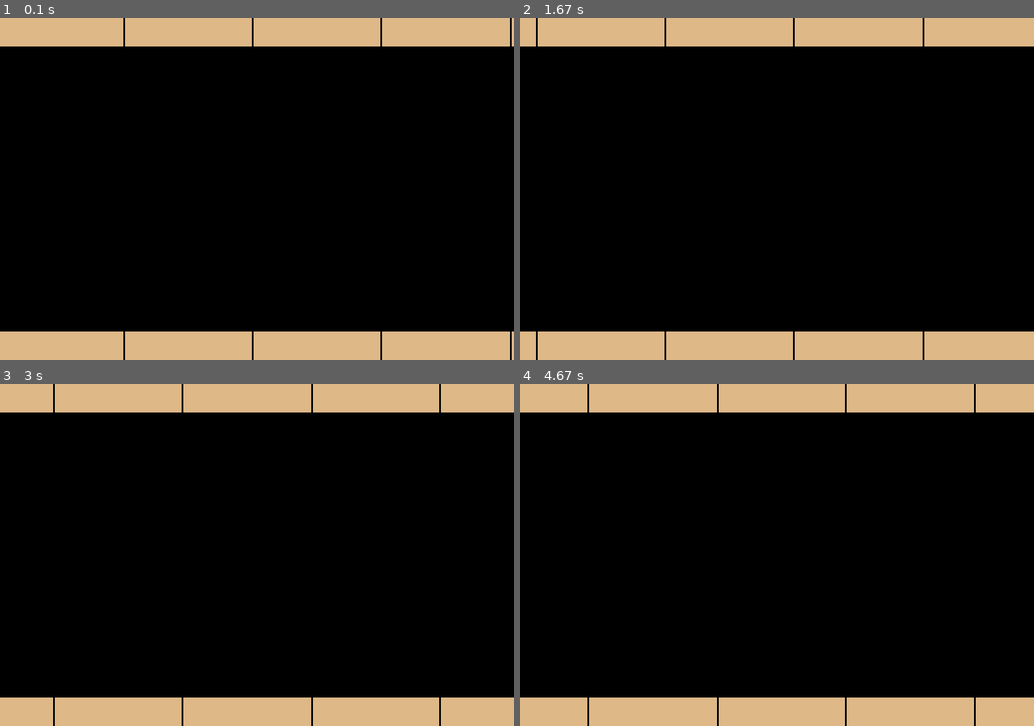
Above: before the commit, frames 1-4 (two rows, left to right).
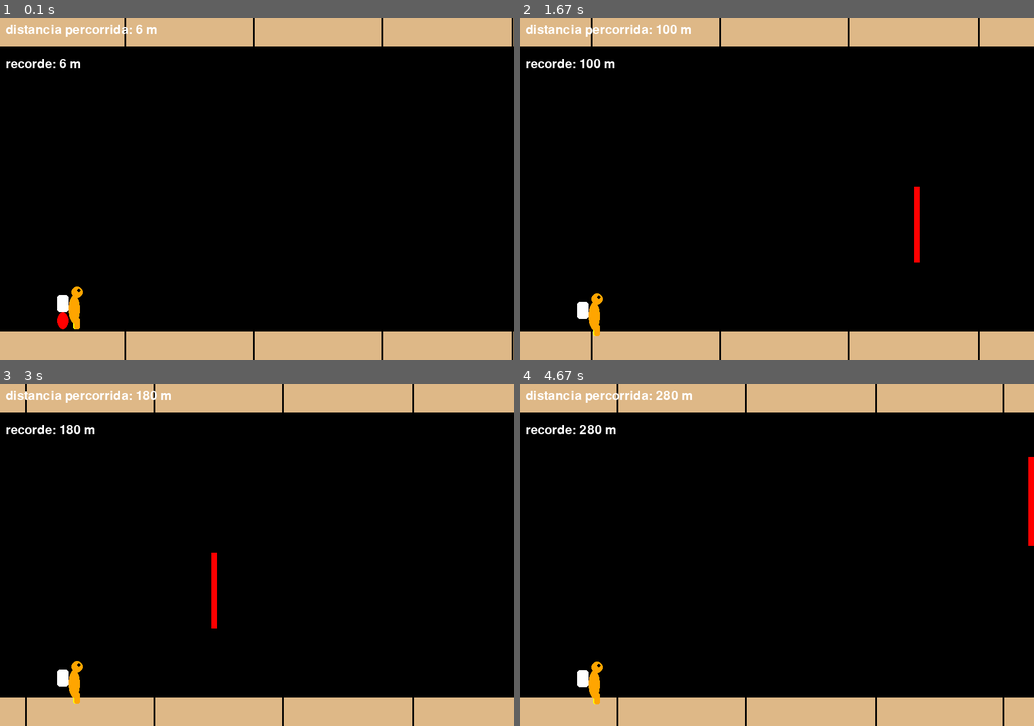
Above: after the commit, the same moments.

Repository: nathanbraga08/pygame_dessoft
Game: pygame game, started from jetpackjogo.py
Same seed, same stepped clock (60 frames per second), same inputs: the game is played once before the commit and once after it.
Inputs:
- Up to frame 1 (0.1 s): no input
- Up to frame 2 (1.67 s): tap Space at 0.33, 0.73, 1.03, 1.23, 1.57 s
- Up to frame 3 (3 s): tap Space at 1.87, 2.07, 2.37, 2.63, 2.97 s
- Up to frame 4 (4.67 s): tap Space at 3.27, 3.4, 3.8, 4.1, 4.47 s

The runs differ from the first frame. In frame 1, 1.3% of the frame differs, in the area x 1-100%, y 0-100%; in frame 2, 1.6%; in frame 3, 1.6%; in frame 4, 1.7%.

Commit message:
arrumei oq estava com problema e dei uma organizad

Diff:
--- a/jetpackjogo.py
+++ b/jetpackjogo.py
@@ -9,18 +9,24 @@
 pygame.display.set_caption('Jetpack Insper')
 fps = 60
 timer = pygame.time.Clock()
-fundo = (0, 0, 0)
+font = pygame.font.SysFont(None, 32)
+fundo = (0,0,0)
 linhas = [0, WIDTH / 4, 2 * WIDTH / 4, 3 * WIDTH / 4]
-velocidade = 2
+velocidade = 3
 pause = False
-font = pygame.font.SysFont(None, 32)
-gravidade = 0
+init_y = HEIGHT - 130
+boneco_y = init_y
+boost = True
+contador = 0
 v_y = 0
-init_y = HEIGHT - 150
-boneco_y = init_y
-boost = False
+gravidade = 0.4
+atualiza_laser = True
+laser = []
+distancia = 0
+pontuacao = 0
+reviver = False
 
-def tela(listalinhas):
+def tela(listalinhas,listalaser):
     window.fill('black')
     pygame.draw.rect(window, (fundo[0], fundo[1], fundo[2], 50), [0, 0, WIDTH, HEIGHT])
     window.blit(window, (0, 0))
@@ -31,32 +37,123 @@
         pygame.draw.line(window, 'black', (listalinhas[i], HEIGHT - 50), (listalinhas[i], HEIGHT), 3)
         if not pause:
             listalinhas[i] -= velocidade
+            listalaser[0][0] -= velocidade
+            listalaser[1][0] -= velocidade
         if listalinhas[i] < 0:
             listalinhas[i] = WIDTH
-    return listalinhas, teto, chao
+    linha_do_laser = pygame.draw.line(window, 'red', (listalaser[0][0],listalaser[0][1]),(listalaser[1][0],listalaser[1][1]), 10)
+    window.blit(font.render(f'distancia percorrida: {int(distancia)} m', True, 'white'), (10,10))
+    window.blit(font.render(f'recorde: {int(pontuacao)} m', True, 'white'), (10,70))
+    return listalinhas, teto, chao, listalaser, linha_do_laser
 
-def draw_pause():
-    pygame.draw.rect(window, (128, 128, 128, 150), [0, 0, WIDTH, HEIGHT])
-    restart_btn = pygame.draw.rect(window, 'white', [200, 220, 280, 50], 0, 10)
-    window.blit(font.render('Continuar', True, 'black'), (220, 230))
-    quit_btn = pygame.draw.rect(window, 'white', [520, 220, 280, 50], 0, 10)
-    window.blit(font.render('Sair', True, 'black'), (540, 230))
-    return restart_btn, quit_btn
+def desenha_avatar():
+    player = pygame.rect.Rect((120, boneco_y + 10), (25,60))
+
+    if boneco_y < init_y or pause:
+        if boost:
+            pygame.draw.ellipse(window, 'red', [100, boneco_y + 50, 20, 30])
+        pygame.draw.rect(window, 'yellow', [128, boneco_y + 60, 10, 20], 0, 3)
+        pygame.draw.rect(window, 'orange', [130, boneco_y + 60, 10, 20], 0, 3)
+    else:
+        if contador < 10:
+            pygame.draw.line(window, 'yellow', (128, boneco_y + 60), (140, boneco_y + 80), 10)
+            pygame.draw.line(window, 'orange', (130, boneco_y + 60), (120, boneco_y + 80), 10)
+        elif 10 <= contador < 20:
+            pygame.draw.rect(window, 'yellow', [128, boneco_y + 60, 10, 20], 0, 3)
+            pygame.draw.rect(window, 'orange', [130, boneco_y + 60, 10, 20], 0, 3)
+        elif 20 <= contador < 30:
+            pygame.draw.line(window, 'yellow', (128, boneco_y + 60), (120, boneco_y + 80), 10)
+            pygame.draw.line(window, 'orange', (130, boneco_y + 60), (140, boneco_y + 80), 10)
+        else:
+            pygame.draw.rect(window, 'yellow', [128, boneco_y + 60, 10, 20], 0, 3)
+            pygame.draw.rect(window, 'orange', [130, boneco_y + 60, 10, 20], 0, 3)
+
+    pygame.draw.rect(window, 'white', [100, boneco_y + 20, 20, 30], 0, 5)
+    pygame.draw.ellipse(window, 'orange', [120, boneco_y + 20, 20, 50])
+    pygame.draw.circle(window, 'orange', (135, boneco_y + 15), 10)
+    pygame.draw.circle(window, 'black', (138, boneco_y + 12), 3)
+    return player
+
+def vercolisao():
+    cool = [False, False]
+    restart = False
+    if avatar.colliderect(chao_plat):
+        cool[0] = True
+    elif avatar.colliderect(teto_plat):
+        cool[1] = True
+    if linha_do_laser.colliderect(avatar):
+        restart = True
+    return cool, restart
+
+def laser_gerado():
+    tipo_de_laser = random.randint(0,1)
+    offset = random.randint(10,300)
+    match tipo_de_laser:
+        case 0:
+            larg_laser = random.randint(100, 300)
+            laser_y = random.randint(100, HEIGHT - 100)
+            atualiza_laser = [[WIDTH + offset, laser_y], [WIDTH + offset, larg_laser, laser_y]]
+        case 1:
+            alt_laser = random.randint(100, 300)
+            laser_y = random.randint(100, HEIGHT - 400)
+            atualiza_laser = [[WIDTH + offset, laser_y], [WIDTH + offset, laser_y + alt_laser]]
+    return atualiza_laser
+
+
 
 game = True
 while game:
     timer.tick(fps)
-    linhas, teto, chao, = tela(linhas)
+    if contador < 40:
+        contador += 1
+    else:
+        contador = 0
+    if atualiza_laser:
+        laser = laser_gerado()
+        atualiza_laser = False
+
+    linhas, teto_plat, chao_plat, laser, linha_do_laser = tela(linhas, laser)
+    avatar = desenha_avatar()
+    colisao, reviver = vercolisao()
 
     for event in pygame.event.get():
         if event.type == pygame.QUIT:
-                game = False
+            game = False
         if event.type == pygame.KEYDOWN:
             if event.key == pygame.K_SPACE and not pause:
                 boost = True
-            if event.type == pygame.KEYUP:
-                if event.key == pygame.K_SPACE:
+        if event.type == pygame.KEYUP:
+            if event.key == pygame.K_SPACE:
                     boost = False
+
+    if not pause:
+        distancia += velocidade
+        if boost:
+            v_y -= gravidade
+        else:
+            v_y += gravidade
+        if (colisao[0] and v_y > 0) or (colisao[1] and v_y < 0):
+            v_y = 0
+        boneco_y += v_y
+
+    if distancia < 50000:
+        velocidade = 1 + (distancia // 500) / 10
+    else:
+        velocidade = 11
+
+    if laser[0][0] < 0 and laser[1][0] < 0:
+        atualiza_laser = True
+
+    if reviver:
+        distance = 0
+        pause = False
+        boneco_y = init_y
+        v_y = 0
+        reviver = 0
+        atualiza_laser = True
+
+    if distancia > pontuacao:
+        pontuacao = int(distancia)
 
     pygame.display.update()
 pygame.quit()
